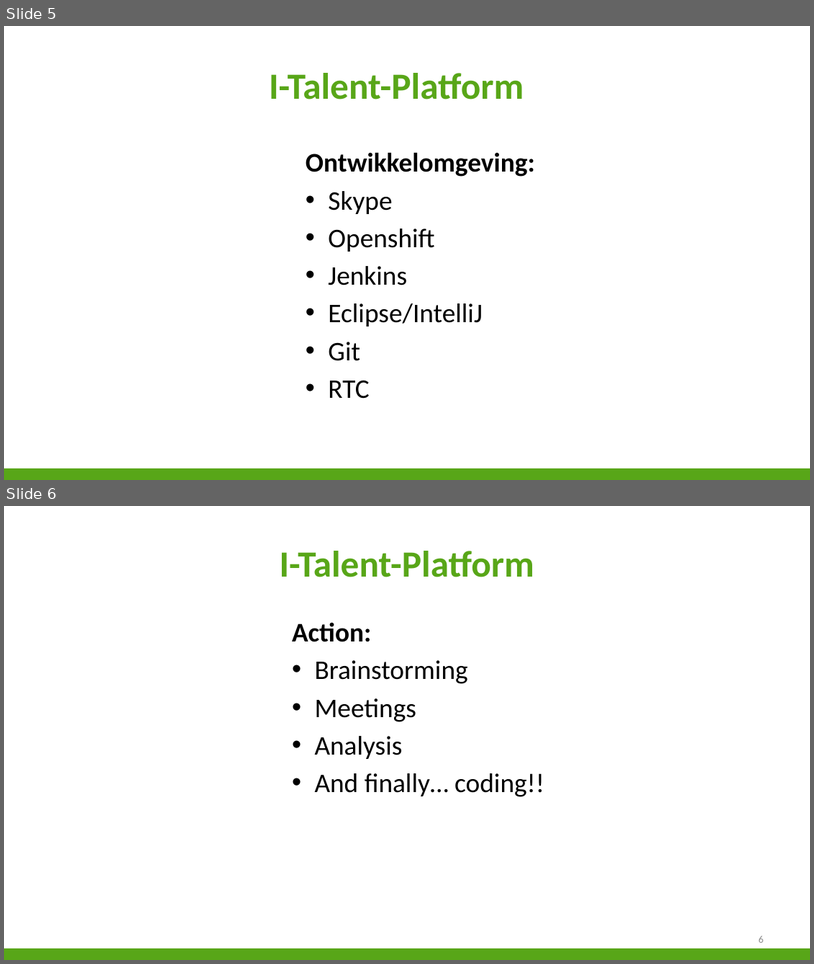
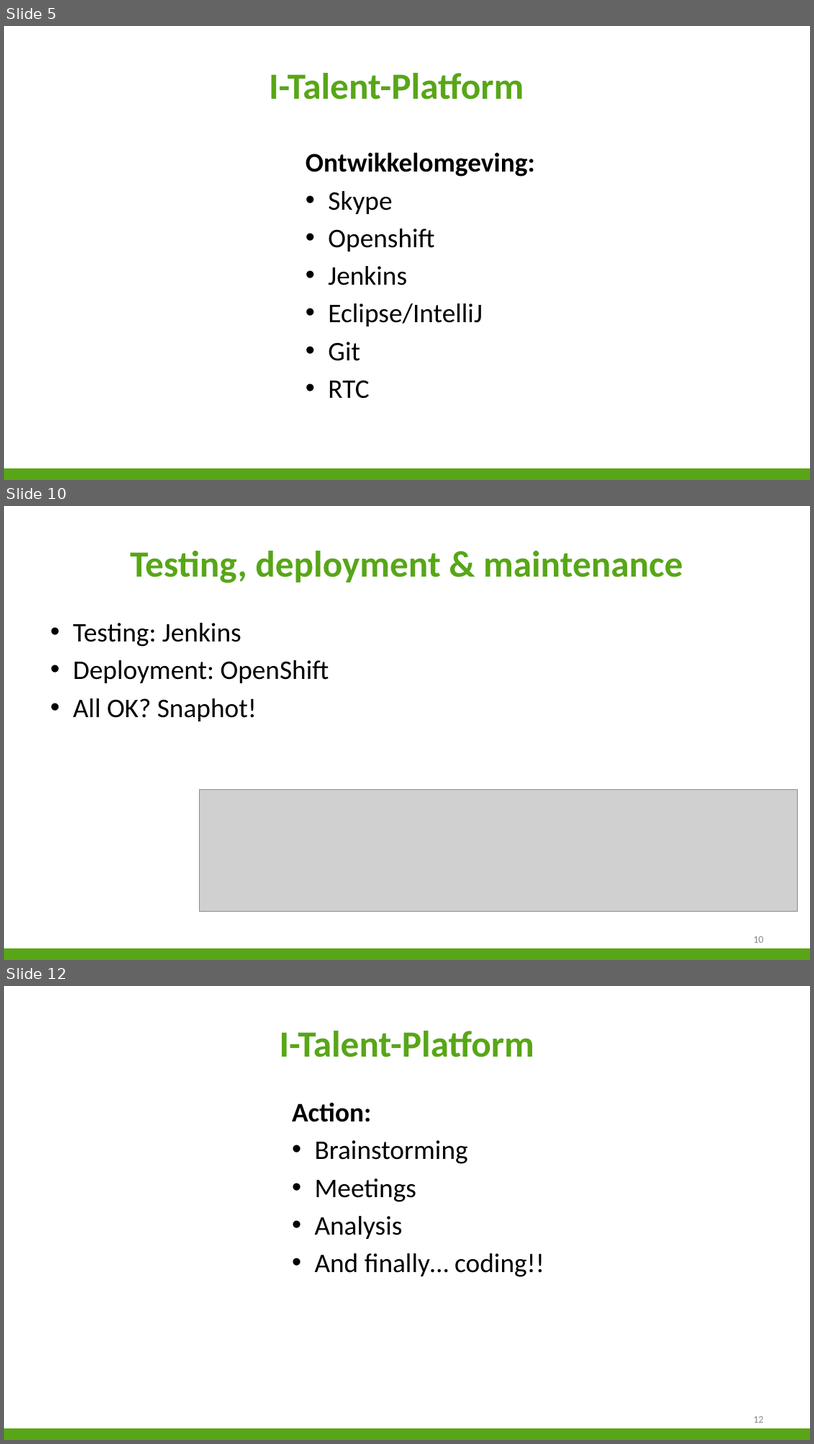
Before and after one commit to niekvandael/iTalent, a slide deck: italent/documents/Presentatie/Presentatie.pptx. Shown one above the other, each under a label of ours: slides 5 and 6 before the commit, slides 5, 10 and 12 after it; the slides between them are not shown. The pictures are 814x964 and 814x1444 pixels, drawn with LibreOffice and Linux fonts; fonts in the diff are those of the drawing; grey boxes stand for pictures; background and template pictures are left out. Boxes give left, top, right and bottom in pixels: in the first picture for what was removed or moved away, otherwise in the second. Text is boxed around its words. In the diff, an @@ line names an element or a change of style, - is before the commit and + after.

```diff
--- a/italent/documents/Presentatie/Presentatie.pptx
+++ b/italent/documents/Presentatie/Presentatie.pptx
@@ slide 10 added at [4,506,810,960], background #FFFFFF; not listed: 1 template element that a slide beside it also shows @@
@@ title added at [130,551,683,583], 44 pt, text #58A618, bold @@
+Testing, deployment & maintenance
@@ text added at [73,623,329,721], 32 pt, text #000000 @@
+• Testing: Jenkins
+• Deployment: OpenShift
+• All OK? Snaphot!
@@ picture added at [199,790,797,911] @@
@@ page number added at [754,936,764,942], 12 pt, text #898989 @@
+10
@@ what was slide 6 is now slide 12 @@
@@ page number at [754,1416,764,1422]: text changed @@
-6
+12
```
Also in this commit, not shown: 5 other slides added.
